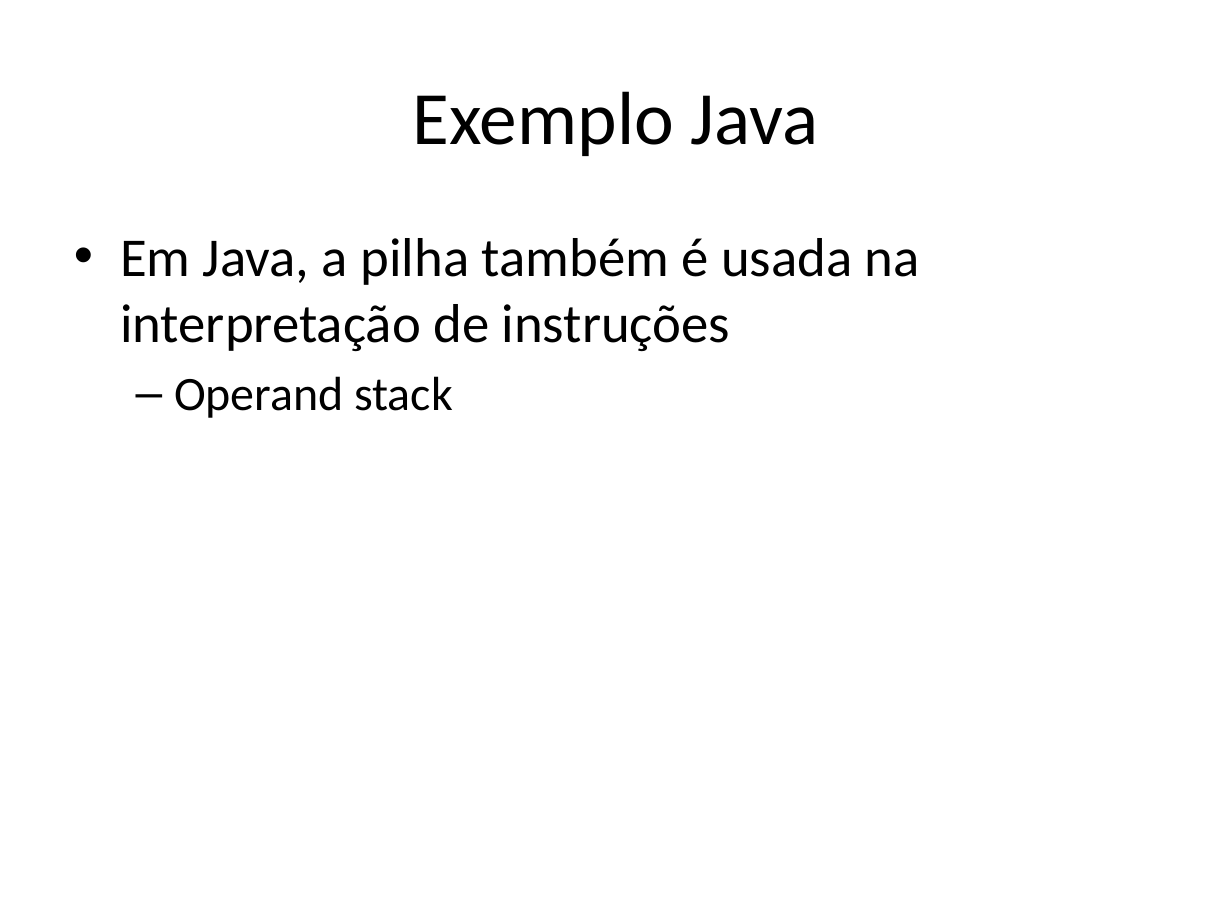
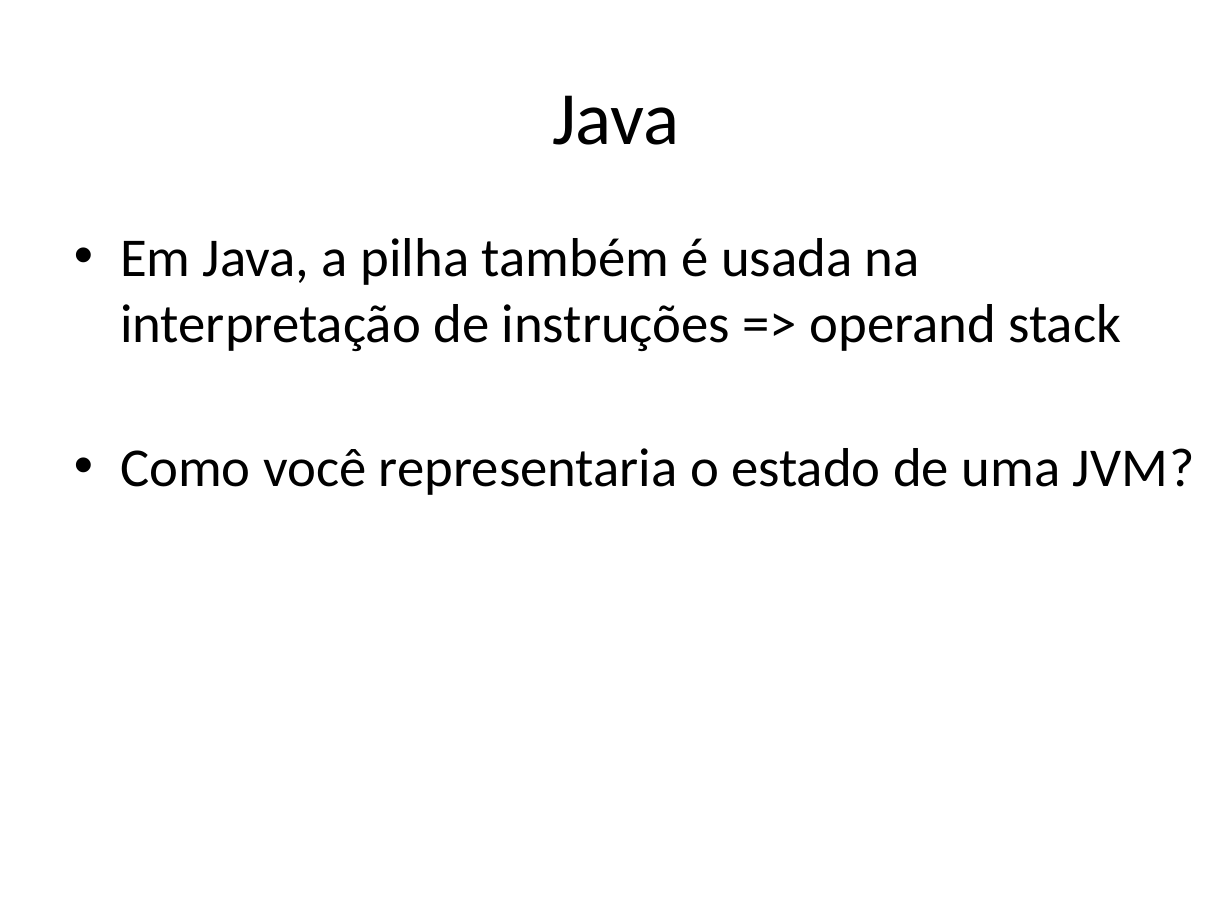
Before and after one commit to damorim/compilers-cin, a slide deck: slide 14 of slides-aulas/ambiente-exec-e-geracao-codigo.pptx (slide 17 before the commit). Drawn at 1232x924 pixels with LibreOffice and Linux fonts; fonts in the diff are those of the drawing. Boxes give left, top, right and bottom in pixels: in the first picture for what was removed or moved away, otherwise in the second. Text is boxed around its words. In the diff, an @@ line names an element or a change of style, - is before the commit and + after.

```diff
--- a/slides-aulas/ambiente-exec-e-geracao-codigo.pptx
+++ b/slides-aulas/ambiente-exec-e-geracao-codigo.pptx
@@ title at [552, 95, 680, 145]: text changed @@
-Exemplo Java
+Java
@@ text at [120, 238, 1195, 495]: text changed @@
-• Em Java, a pilha também é usada na interpretação de instruções
-  – Operand stack
+• Em Java, a pilha também é usada na interpretação de instruções => operand stack
+• Como você representaria o estado de uma JVM?
```
Also in this commit, not shown: 3 other slides changed, 2 slides removed, 1 other file.
